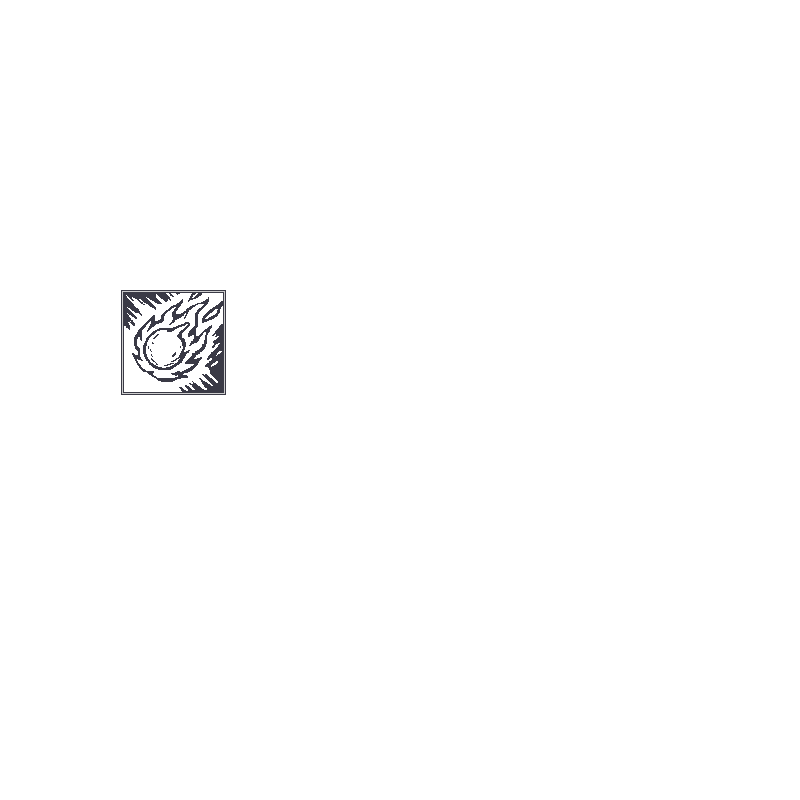
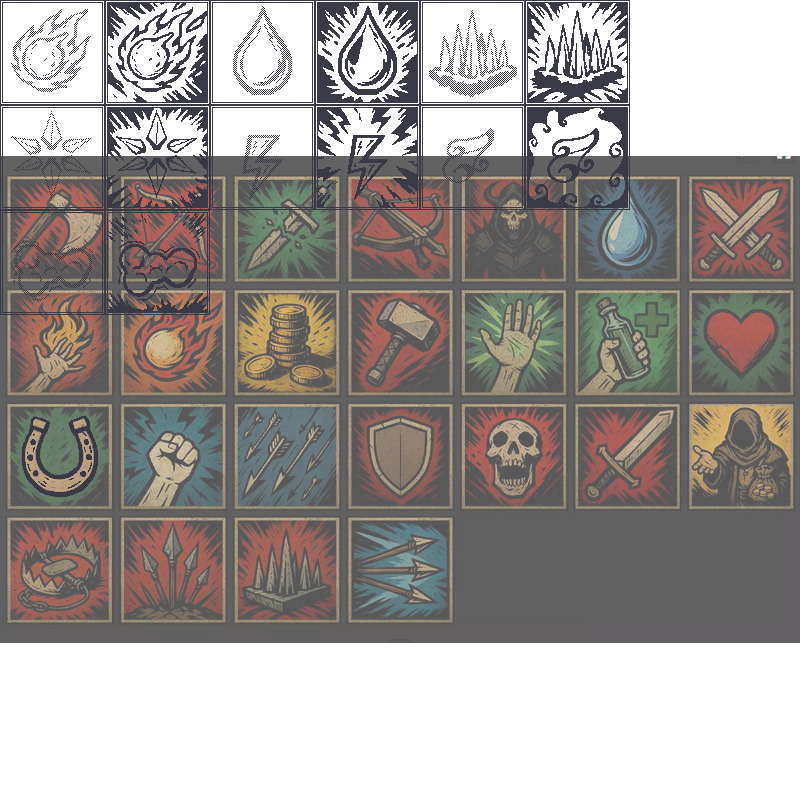
Revision of a layered 800 x 800 image; what changed, layer by layer:
pixels changed over box(0, 0, 800, 643) (layer not identified)
